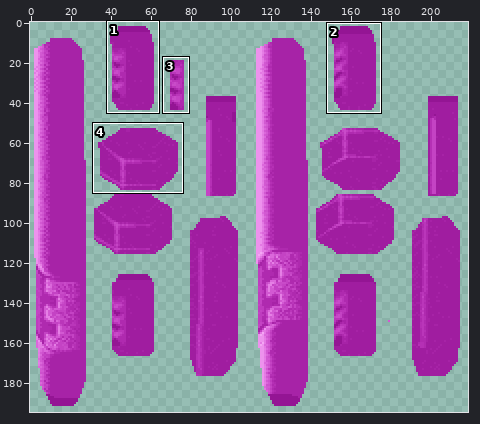
One commit to this sprite sheet: qw/textures/models/g_rock_0.png. Above: a wide view before the commit, with the close-up outlined.
Close-up. The starting point:
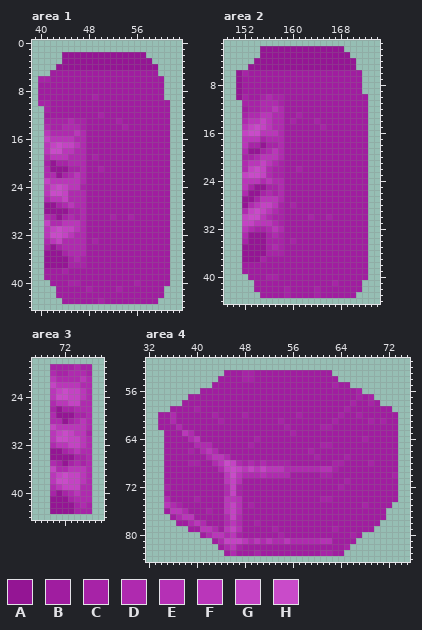
The file is 224x195 pixels. Colours within 5 levels of each other are drawn and written as one. Shown: area 1: x 39..63, y 0..44; area 2: x 149..174, y 1..44; area 3: x 67..78, y 18..44; area 4: x 32..75, y 51..84. The wide view leaves out empty margins. The commit also changed other parts of the picture, which this record leaves out.
Palette (. is transparent): A #941594  B #a01da0  C #a723a7  D #af2aaf  E #b530b5  F #ba36ba  G #c443c4  H #c94bc9
Now the later version:
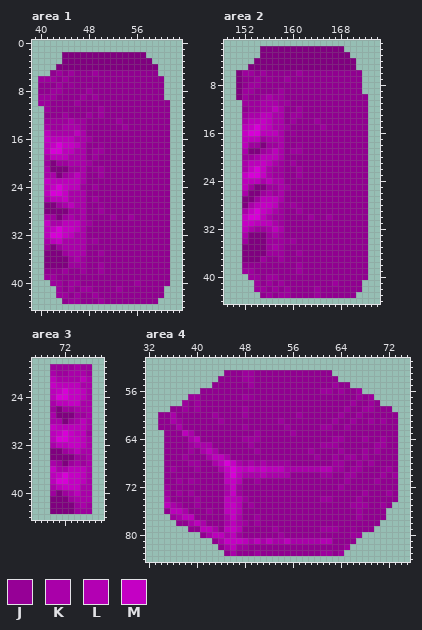
Colours new in this view: J #960096  K #a900a9  L #b300b3  M #c400c4
The edit:
colour A: #941594 -> #7f007f
colour B: #a01da0 -> #900090
colour C: #a723a7 -> #9d009d
colour F: #ba36ba -> #bb00bb
colour H: #c94bc9 -> #d700d7
Changed rows in their new state; - is a pixel that keeps its letter.
Area 1:
first column x 40:
 5 ---C-C---C-
 6 --C-C------
 7 ---C-J-----
 8 --CC----C--
 9 CCC----C---
10 ------C----
11 ----------C
12 ----C---C--
13 -----K-----
14 -K--KKK----
15 --KKKK-K---
16 -M----KKC--
17 --M-MM-K--J
18 ------KK-CC
19 -K---KKK---
20 -----KKKC--
21 -K-----K-J-
22 -KK--K-K--C
23 -M-----K---
24 --M-M----C-
25 ----MKKK---
26 -K--MKKK-C-
27 ----K-KK--J
28 -------K--C
29 -K---K-K---
30 -MKK---KC--
31 --M-MM-K---
32 ----M-KK---
33 -K-MKKKKJ--
34 ----KKKK---
35 -----KKK--C
36 ------K----
37 ----------C
38 -------C--C
39 -CC--------
40 --CC-------
41 ---C-C-C---
42 ---CC-C--C-
43 -----CC----
Area 2:
first column x 152:
 6 -C-C-----C
 7 --C-J--C--
 8 -CC-------
 9 CC----C---
10 ----K-----
11 ---KKK-C--
12 ---KK-K--C
13 -KK--KK-C-
14 K--M-KK---
15 -M-M-KKC--
16 M-----K-J-
17 ----KKK---
18 ------K--J
19 K---K-K-CC
20 --K---K---
21 K--M-K--C-
22 KM-MK-----
23 M--MK----C
24 ---K-KK---
25 ------KC--
26 K---K-K---
27 ------K---
28 -K-MM--J-J
29 KM-M-K---C
30 M---K-----
31 MM---K----
32 -K--K-K---
33 K----K----
34 -------J--
35 -----K----
36 ---------C
37 ------C---
38 ---------C
39 CC-------C
40 -CC-------
41 --C-C-C---
42 --CC-C----
43 ----C-C---
Area 3:
first column x 70:
19 ----K--
20 K--KKK-
21 -KKKK-K
22 M----KK
23 -M-MM-K
24 ---MM-K
25 K--MMKK
26 ----KKK
27 K-----K
28 KK--K-K
29 M-----K
30 -M-M---
31 ---MM-K
32 K--MM-K
33 ---K-KK
34 ------K
35 K---K-K
36 MKK---K
37 -M-MM-K
38 ---MM-K
39 K-MMMKK
40 ---K-KK
41 ----KKK
42 -----K-
Area 4:
first column x 35:
55 --------------C-----------------------
56 --------------------------CC-C--------
57 ----CC-------CJ-----------------------
58 ---C-C--------------------------------
59 ---C---------C-------------------CC---
60 -K------------------------------------
61 -KC----------------------------C------
62 --K----------C----------------C-------
63 ----K----------C----------------------
64 ----K--------CC-------------CC------C-
65 ----CKKK--------------------C------CC-
66 ------K-K------C-------------C---C-C--
67 ---C---K--K-----------------C--C-C----
68 --------K--MK-K-K---------------C-----
69 -C---C---KM-M-M-M---KKKKKKLL-C-CC---JC
70 -------------KKKLKKKK---------CC----C-
71 --C-CJ-----ML--C-------------------C--
72 ----------KM--------------------------
73 C-C-C-----KM---------------------C---C
74 K-----------LC------------------C-----
75 -K---C-----ML------------------CC---C-
76 ---K-------ML-------------------C-----
77 -CK-------KMK--C----------------C-----
78 ----K-K---K-KC------------------------
79 --------K--ML-------------CC---J------
80 -------K--K---------------------C-----
81 ---------KMMM-K-K-KK-KKKKKLL----------
82 ----------K--C------------------------
83 -----------K-----------------C--------
Pixel boxes of the changes (left, top, right, bottom) in both close-ups:
changed: (38, 52, 170, 304)
changed: (236, 46, 368, 298)
changed: (50, 364, 92, 514)
changed: (158, 370, 398, 556)
